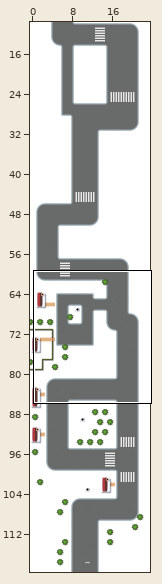
Two states of a Tiled map, core/assets/maps/santa.tmx. Above, an overview of the earlier version with the close-up marked.
Close-up. Old version:
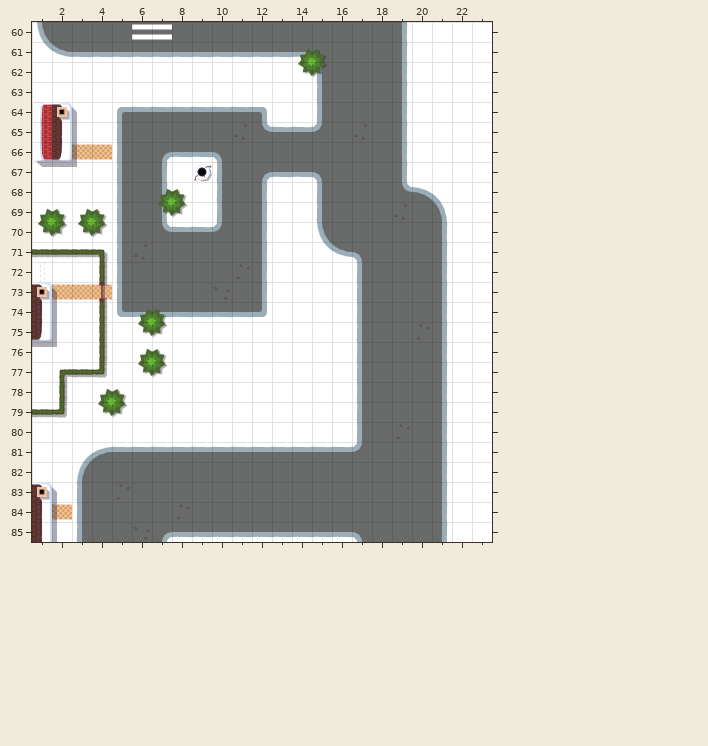
Cells are 64x64 px. Shown: x 1..23, y 60..85. The commit also changed other parts of the map, which this record leaves out.
And afterwards:
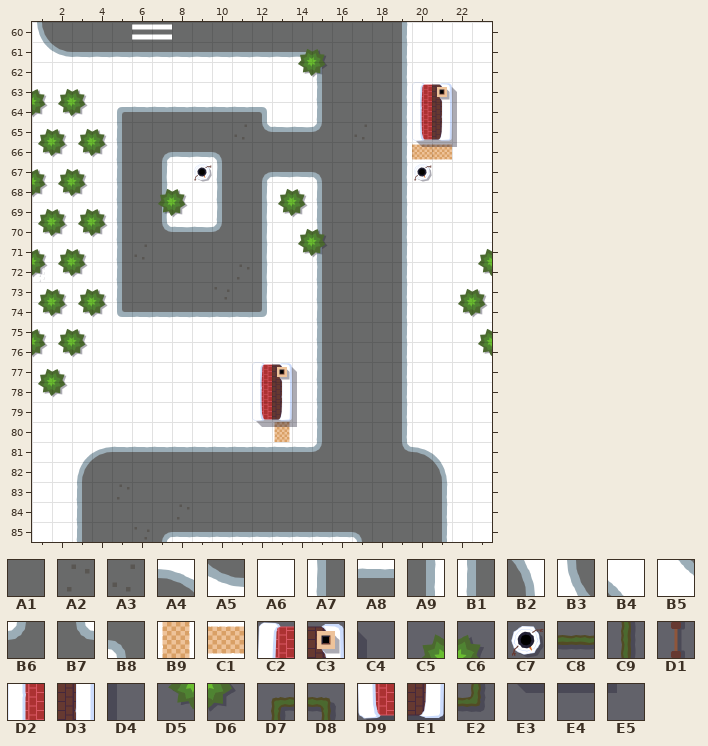
Key: from "snow": A1 0, A2 2, A3 2 turned 180, A4 3 turned 270, A5 3 turned 90, A6 6, A7 8 turned 90, A8 9 turned 180, A9 9 turned 270, B1 9 turned 90, B2 10 turned 270, B3 10 turned 90, B4 11 turned 270, B5 11 turned 90, B6 13 turned 180, B7 13 turned 270, B8 13 turned 90, B9 14 turned 180, C1 14 turned 90, C2 16, C3 17, C4 18, C5 19, C6 20, C7 21, C8 22, C9 22 turned 270, D1 23 turned 270, D2 24, D3 25, D4 26, D5 27, D6 28, D7 29, D8 30, D9 32, E1 33, E2 38, E3 40, E4 41, E5 42.
__ is an empty cell.
Tiles replaced or removed in this view: A1, A2, A3, A4, A5, A6, A7, A8, A9, B1, B2, B3, B4, B5, B6, B7, B8, C1, C2, C3, C4, C5, C6, C8, C9, D1, D2, D3, D4, D5, D6, D7, D8, D9, E1, E2, E3, E4, E5.
Diff:
Changed rows in their new state; .. is an unchanged cell.
Layer "Ground":
first column x 2:
66 .. A6 A6 .. .. .. .. .. .. .. .. .. .. .. .. .. .. .. C1 C1
68 .. .. .. .. .. .. .. .. .. .. .. .. .. .. .. .. .. A9 A6 A6
69 .. .. .. .. .. .. .. .. .. .. .. .. .. .. .. .. .. A9 A6 A6
70 .. .. .. .. .. .. .. .. .. .. .. .. .. A7 .. .. .. A9 A6 A6
71 .. .. .. .. .. .. .. .. .. .. .. .. .. B1 A1 A1 .. A9 A6 A6
72 .. .. .. .. .. .. .. .. .. .. .. .. .. B1 A1 A1 .. A9 A6 A6
73 A6 A6 A6 .. .. .. .. .. .. .. .. .. .. B1 A1 A1 .. A9 A6 A6
74 .. .. .. .. .. .. .. .. .. .. .. .. .. A7 A1 A1 .. A9 A6 A6
75 .. .. .. .. .. .. .. .. .. .. .. .. .. B1 A1 A1 .. A9 A6 A6
76 .. .. .. .. .. .. .. .. .. .. .. .. .. B1 A1 A1 .. A9 A6 A6
77 .. .. .. .. .. .. .. .. .. .. .. .. .. A7 A1 A1 .. A9 A6 A6
78 .. .. .. .. .. .. .. .. .. .. .. .. .. B1 A1 A1 .. A9 A6 A6
79 .. .. .. .. .. .. .. .. .. .. .. .. .. B1 A1 A1 .. A9 A6 A6
80 .. .. .. .. .. .. .. .. .. .. .. B9 .. B1 A1 A1 .. A9 A6 A6
81 .. .. .. .. .. .. .. .. .. .. .. .. .. B6 A1 A1 .. B7 A4 B4
82 .. .. .. .. .. .. .. .. .. .. .. .. .. .. .. .. .. .. .. B2
84 A6 .. .. .. .. .. .. .. .. .. .. .. .. .. .. .. .. .. .. ..
Layer "Walls":
first column x 1:
63 C6 C5 C6 .. .. .. .. .. .. .. .. .. .. .. .. .. .. .. .. C2 C3 C4 ..
64 D6 D5 D6 .. .. .. .. .. .. .. .. .. .. .. .. .. .. .. .. D2 D3 D4 ..
65 C5 C6 C5 C6 .. .. .. .. .. .. .. .. .. .. .. .. .. .. .. D9 E1 D4 ..
66 D5 D6 D5 D6 .. .. .. .. .. .. .. .. .. .. .. .. .. .. .. E3 E4 E5 ..
67 C6 C5 C6 .. .. .. .. .. .. .. .. .. .. .. .. .. .. .. .. C7 .. .. ..
68 D6 D5 D6 .. .. .. .. .. .. .. .. .. C5 C6 .. .. .. .. .. .. .. .. ..
69 .. .. .. .. .. .. .. .. .. .. .. .. D5 D6 .. .. .. .. .. .. .. .. ..
70 .. .. .. .. .. .. .. .. .. .. .. .. .. C5 C6 .. .. .. .. .. .. .. ..
71 C6 C5 C6 __ .. .. .. .. .. .. .. .. .. D5 D6 .. .. .. .. .. .. .. C5
72 D6 D5 D6 __ .. .. .. .. .. .. .. .. .. .. .. .. .. .. .. .. .. .. D5
73 C5 C6 C5 C6 .. .. .. .. .. .. .. .. .. .. .. .. .. .. .. .. .. C5 C6
74 D5 D6 D5 D6 .. __ __ .. .. .. .. .. .. .. .. .. .. .. .. .. .. D5 D6
75 C6 C5 C6 __ .. __ __ .. .. .. .. .. .. .. .. .. .. .. .. .. .. .. C5
76 D6 D5 D6 __ .. __ __ .. .. .. .. .. .. .. .. .. .. .. .. .. .. .. D5
77 C5 C6 __ __ .. __ __ .. .. .. .. C2 C3 C4 .. .. .. .. .. .. .. .. ..
78 D5 D6 .. __ __ .. .. .. .. .. .. D2 D3 D4 .. .. .. .. .. .. .. .. ..
79 __ __ .. __ __ .. .. .. .. .. .. D9 E1 D4 .. .. .. .. .. .. .. .. ..
80 .. .. .. .. .. .. .. .. .. .. .. E3 E4 E5 .. .. .. .. .. .. .. .. ..
83 __ __ .. .. .. .. .. .. .. .. .. .. .. .. .. .. .. .. .. .. .. .. ..
84 __ __ .. .. .. .. .. .. .. .. .. .. .. .. .. .. .. .. .. .. .. .. ..
85 __ __ .. .. .. .. .. .. .. .. .. .. .. .. .. .. .. .. .. .. .. .. ..
Changed places in both close-ups, as pixel boxes (x1, y1, x2, y2):
changed: (32, 89, 112, 198)
changed: (394, 82, 492, 481)
changed: (252, 189, 362, 452)
changed: (32, 249, 168, 418)
changed: (32, 483, 72, 542)
